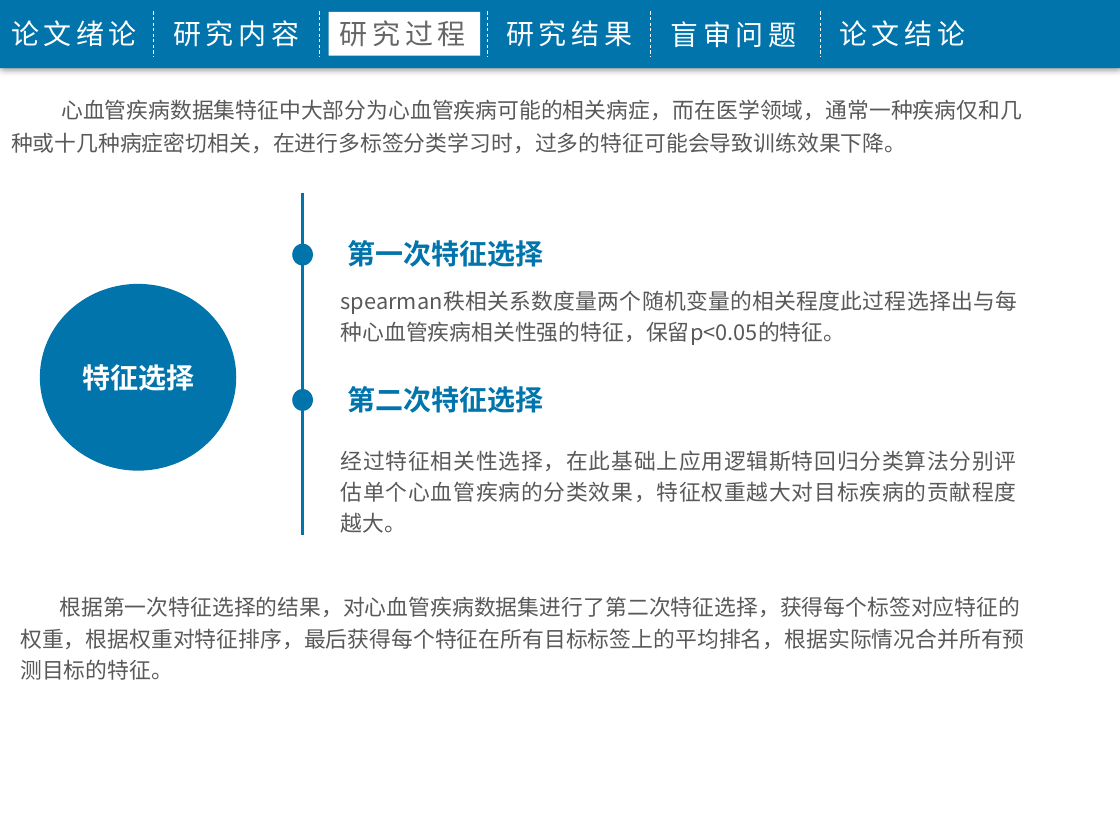
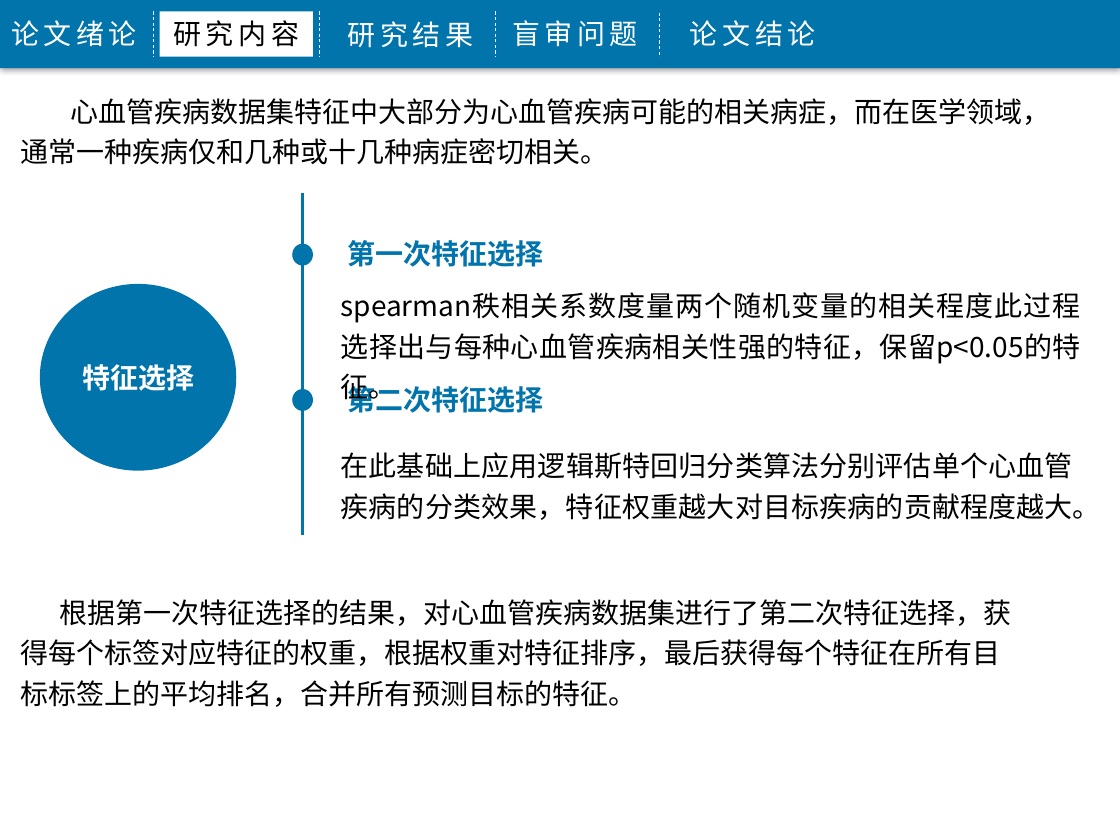
Before and after one commit to j1611328786/Big-Data, a slide deck: slide 13 of 程敬-3115316010-5085班毕业答辩.pptx (slide 11 before the commit). Drawn at 1120x840 pixels with LibreOffice and Linux fonts; fonts in the diff are those of the drawing; background and template pictures are left out. Boxes give left, top, right and bottom in pixels: in the first picture for what was removed or moved away, otherwise in the second. Text is boxed around its words. In the diff, an @@ line names an element or a change of style, - is before the commit and + after.

```diff
--- a/程敬-3115316010-5085班毕业答辩.pptx
+++ b/程敬-3115316010-5085班毕业答辩.pptx
@@ rectangle "研究内容": place and size @@
-rectangle "研究内容" at [173, 20, 299, 47]
+rectangle "研究内容" at [160, 11, 314, 56]
@@ rectangle "研究内容" at [160, 11, 314, 56]: font Arial to Noto Sans CJK SC, text colour #FFFFFF to #000000; fill none to #FFFFFF @@
@@ rectangle removed at [328, 12, 479, 56] @@
@@ text removed at [340, 20, 466, 46] @@
-研究过程
@@ line removed from (487, 11) to (487, 56) @@
@@ line moved from (651, 11) - (651, 56) to (495, 11) - (495, 56) @@
@@ font Arial to Noto Sans CJK SC in 4 elements at [11, 20, 137, 46], [690, 20, 816, 47], [348, 21, 474, 48], [512, 20, 638, 47] @@
@@ 2 texts, 1 line: place and size @@
-2 texts, 1 line at [506, 11, 821, 56]
+2 texts, 1 line at [348, 12, 660, 57]
@@ text "论文结论": place and size @@
-text "论文结论" at [839, 20, 965, 47]
+text "论文结论" at [690, 20, 816, 47]
@@ text at [20, 98, 1050, 165]: text changed; size 14 to 18 pt; text colour #595959 to #000000 @@
-心血管疾病数据集特征中大部分为心血管疾病可能的相关病症，而在医学领域，通常一种疾病仅和几种或十几种病症密切相关，在进行多标签分类学习时，过多的特征可能会导致训练效果下降。
+心血管疾病数据集特征中大部分为心血管疾病可能的相关病症，而在医学领域，通常一种疾病仅和几种或十几种病症密切相关。
@@ text "spearman秩相关系数度量两个随机变量的相关程度此过程选择出与每种心血管疾病相关性强的特征，保留p<0.05的特征。" at [341, 333, 1081, 405]: size 14 to 18 pt, text colour #595959 to #000000 @@
@@ text at [341, 452, 1101, 520]: text changed; size 14 to 18 pt; text colour #595959 to #000000 @@
-经过特征相关性选择，在此基础上应用逻辑斯特回归分类算法分别评估单个心血管疾病的分类效果，特征权重越大对目标疾病的贡献程度越大。
+在此基础上应用逻辑斯特回归分类算法分别评估单个心血管疾病的分类效果，特征权重越大对目标疾病的贡献程度越大。
@@ text at [20, 599, 1011, 707]: text changed; size 14 to 18 pt; text colour #595959 to #000000 @@
-根据第一次特征选择的结果，对心血管疾病数据集进行了第二次特征选择，获得每个标签对应特征的权重，根据权重对特征排序，最后获得每个特征在所有目标标签上的平均排名，根据实际情况合并所有预测目标的特征。
+根据第一次特征选择的结果，对心血管疾病数据集进行了第二次特征选择，获得每个标签对应特征的权重，根据权重对特征排序，最后获得每个特征在所有目标标签上的平均排名，合并所有预测目标的特征。
```
Also in this commit, not shown: 17 other slides changed, 7 slides added, 3 slides removed, 1 other file.
